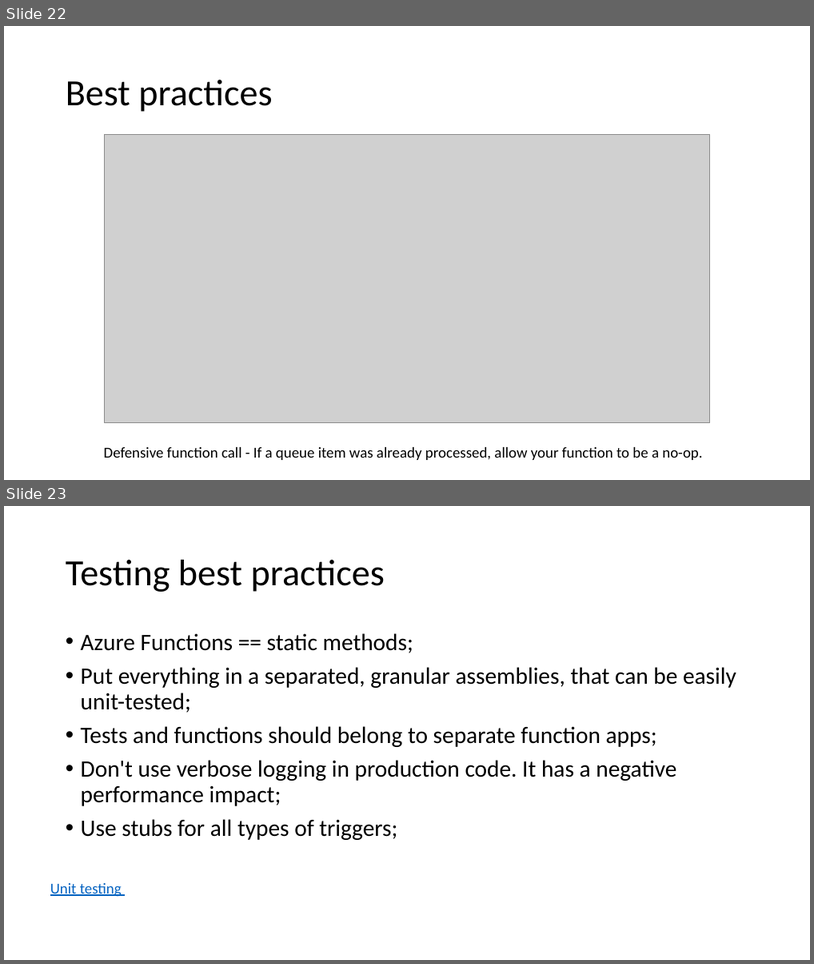
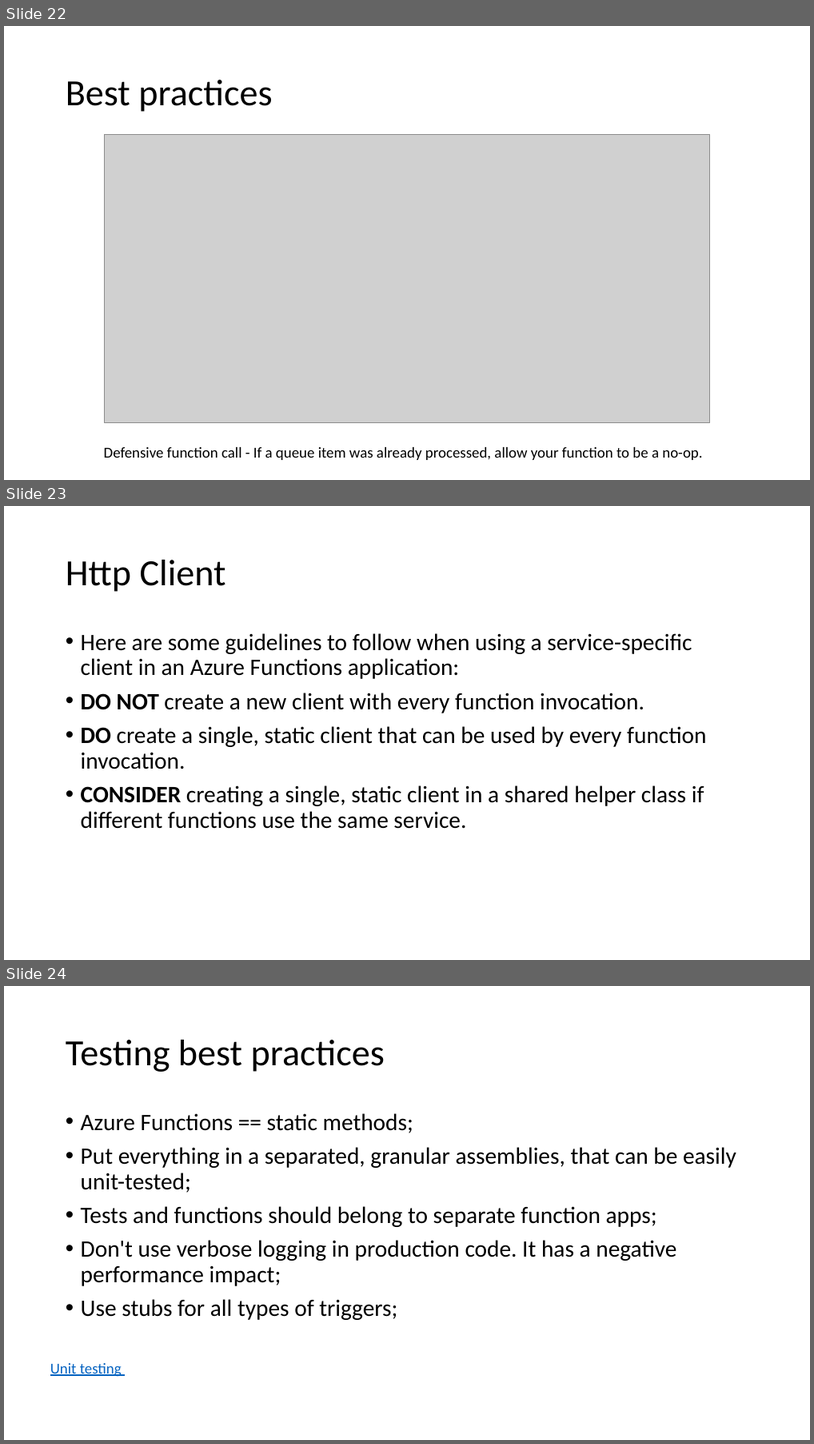
Before and after one commit to Dekorg/TrackApartmentsApp, a slide deck: Presentation/Azure Functions.pptx. Shown one above the other, each under a label of ours: slides 22 and 23 before the commit, slides 22, 23 and 24 after it. The pictures are 814x964 and 814x1444 pixels, drawn with LibreOffice and Linux fonts; fonts in the diff are those of the drawing; grey boxes stand for pictures. Boxes give left, top, right and bottom in pixels: in the first picture for what was removed or moved away, otherwise in the second. Text is boxed around its words. In the diff, an @@ line names an element or a change of style, - is before the commit and + after.

```diff
--- a/Presentation/Azure Functions.pptx
+++ b/Presentation/Azure Functions.pptx
@@ slide 23 added at box(4, 506, 810, 960), background #FFFFFF @@
@@ title added at box(66, 560, 226, 592), 44 pt, text #000000 @@
+Http Client
@@ text added at box(81, 633, 706, 828), 28 pt, text #000000 @@
+• Here are some guidelines to follow when using a service-specific client in an Azure Functions application:
+• DO NOT create a new client with every function invocation.
+• DO create a single, static client that can be used by every function invocation.
+• CONSIDER creating a single, static client in a shared helper class if different functions use the same service.
@@ what was slide 23 is now slide 24 @@
```
Also in this commit, not shown: 6 other files.
